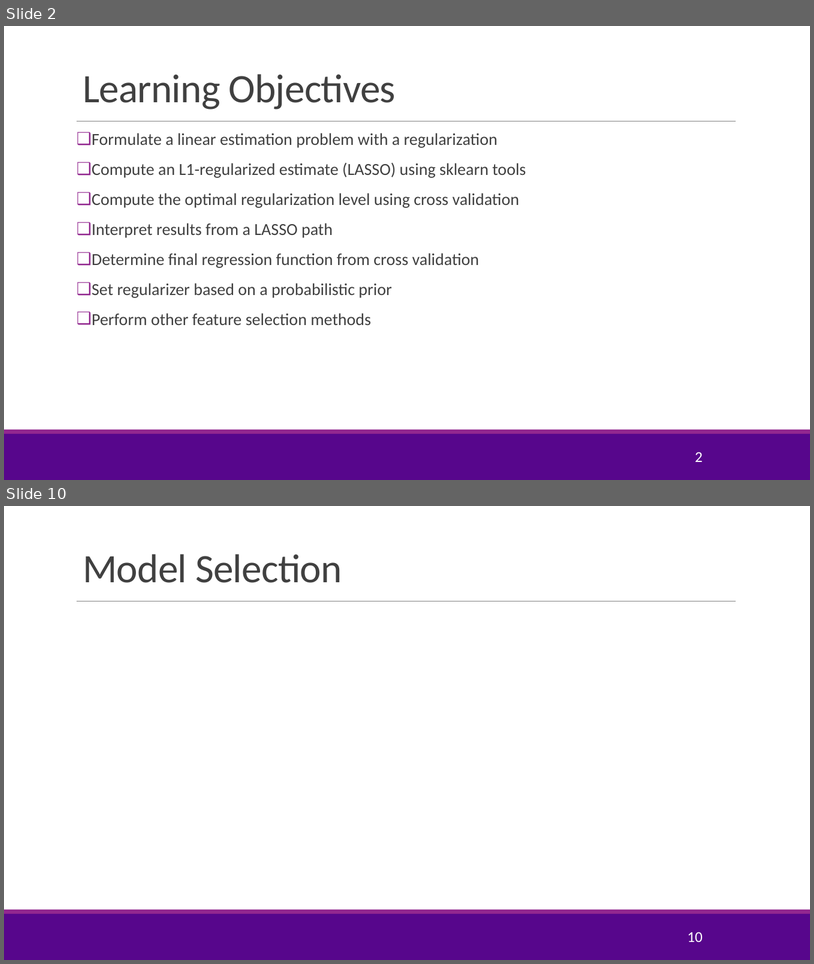
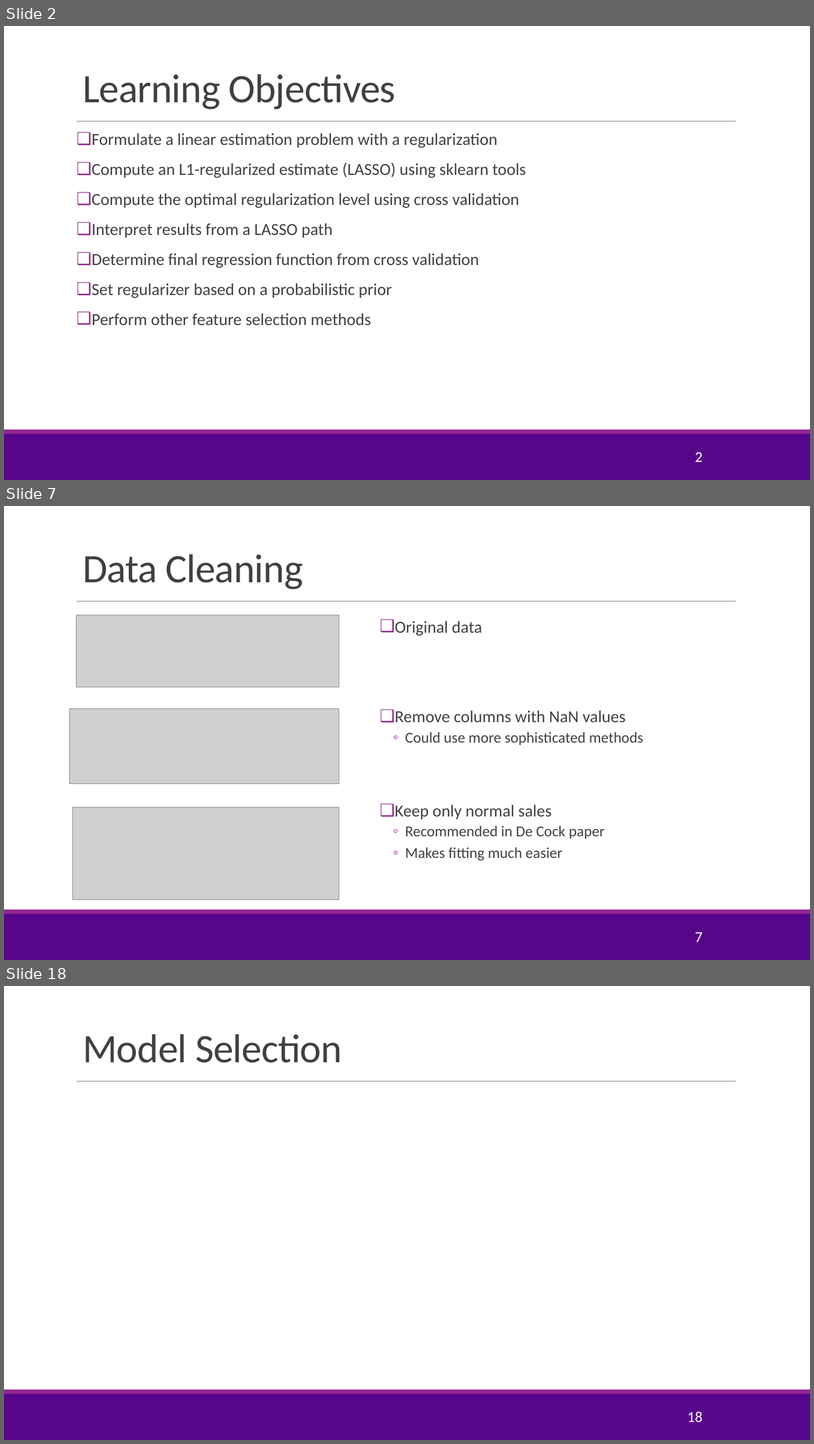
Before and after one commit to sdrangan/introml, a slide deck: lectures/Lect05_Lasso.pptx. Shown one above the other, each under a label of ours: slides 2 and 10 before the commit, slides 2, 7 and 18 after it; the slides between them are not shown. The pictures are 814x964 and 814x1444 pixels, drawn with LibreOffice and Linux fonts; fonts in the diff are those of the drawing; grey boxes stand for pictures; background and template pictures are left out. Boxes give left, top, right and bottom in pixels: in the first picture for what was removed or moved away, otherwise in the second. Text is boxed around its words. In the diff, an @@ line names an element or a change of style, - is before the commit and + after.

```diff
--- a/lectures/Lect05_Lasso.pptx
+++ b/lectures/Lect05_Lasso.pptx
@@ slide 7 added at [4,506,810,960], background #FFFFFF; not listed: 3 template elements that a slide beside it also shows @@
@@ title added at [83,554,303,589], 48 pt, text #404040 @@
+Data Cleaning
@@ picture added at [77,615,339,687] @@
@@ text added at [395,621,644,861], 18 pt, text #404040 @@
+❑ Original data
+❑ Remove columns with NaN values
+  ◦ Could use more sophisticated methods
+❑ Keep only normal sales
+  ◦ Recommended in De Cock paper
+  ◦ Makes fitting much easier
@@ picture added at [70,708,340,783] @@
@@ picture added at [73,807,340,899] @@
@@ page number added at [695,931,703,942], 18 pt, text #FFFFFF @@
+7
@@ what was slide 10 is now slide 18 @@
@@ page number at [687,1411,703,1422]: text changed @@
-10
+18
```
Also in this commit, not shown: 4 slides changed, 11 other slides added, 4 slides removed, 4 other files.
